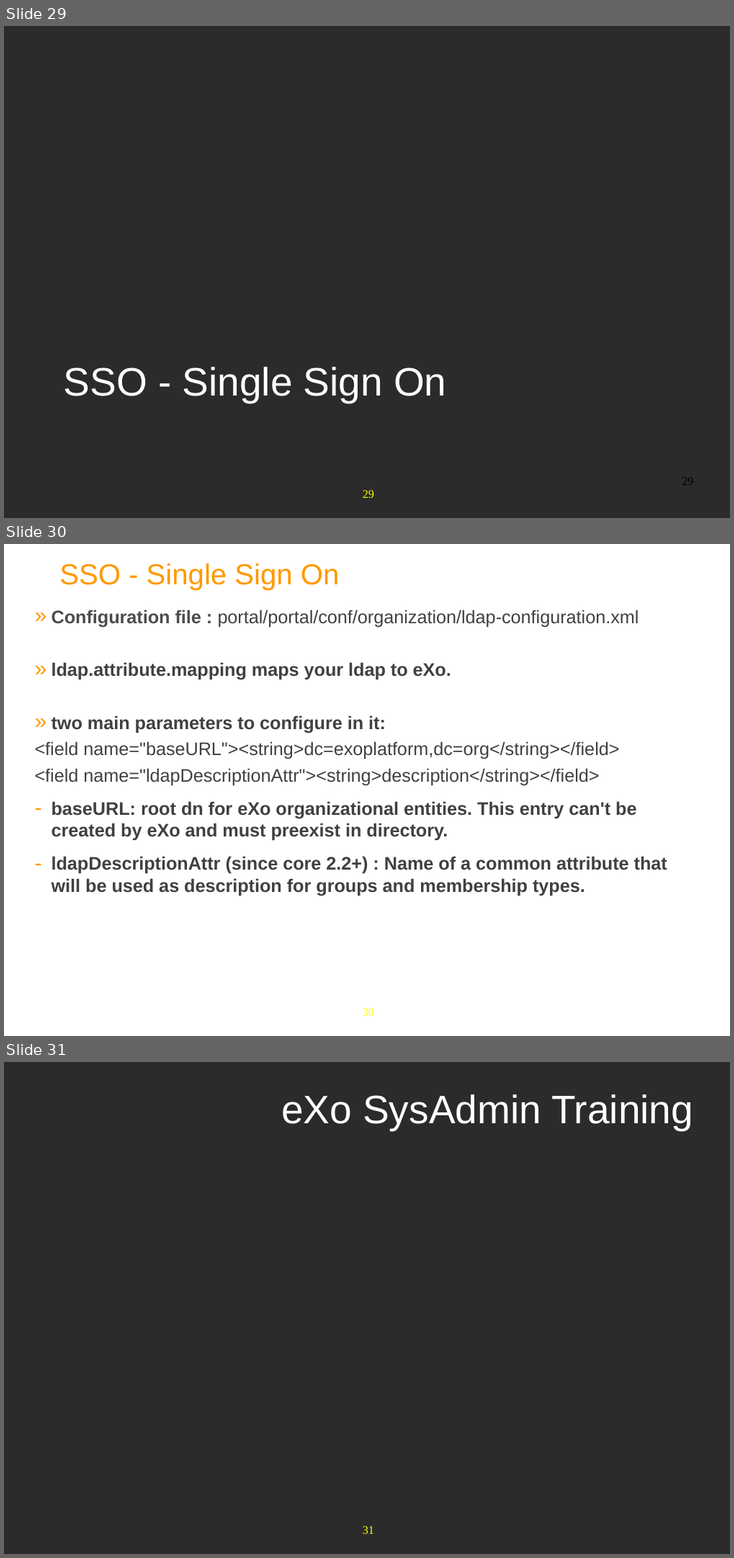
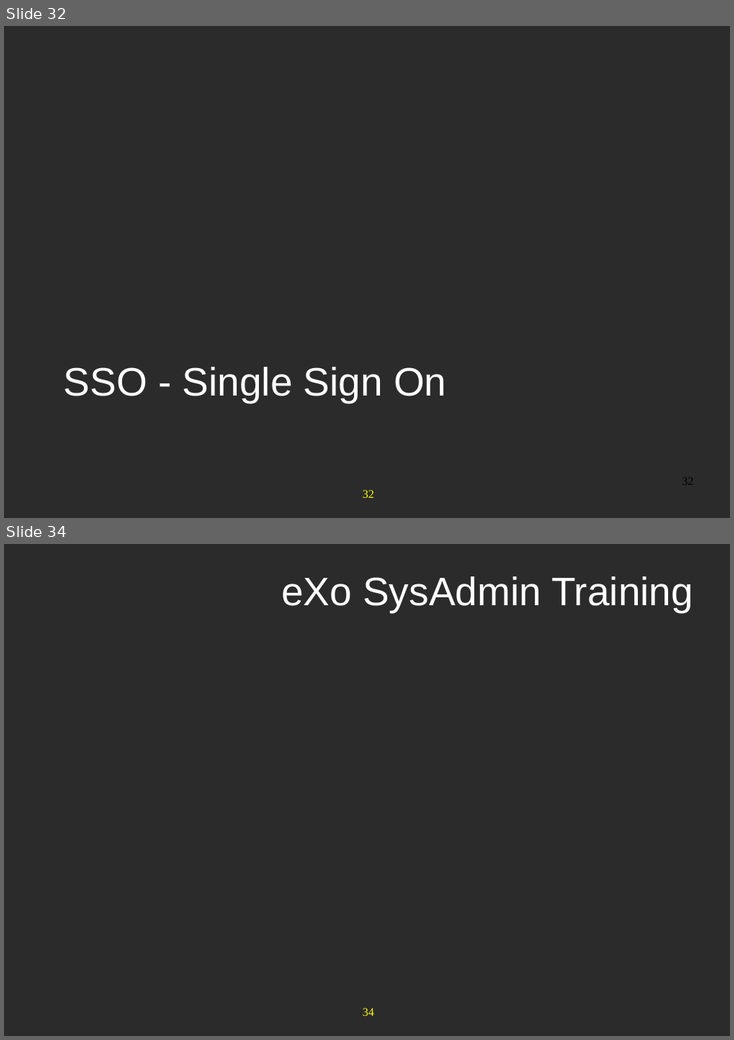
Before and after one commit to anhvurz90/training, a slide deck: exo-sysAdmin/970-LdapConfig-XSys.pptx. Shown one above the other, each under a label of ours: slides 29, 30 and 31 before the commit, slides 32 and 34 after it; the slides between them are not shown. The pictures are 734x1558 and 734x1040 pixels, drawn with LibreOffice and Linux fonts; fonts in the diff are those of the drawing; background and template pictures are left out; a plain dark background stands for a picture behind light text. Boxes give left, top, right and bottom in pixels: in the first picture for what was removed or moved away, otherwise in the second. Text is boxed around its words. In the diff, an @@ line names an element or a change of style, - is before the commit and + after.

```diff
--- a/exo-sysAdmin/970-LdapConfig-XSys.pptx
+++ b/exo-sysAdmin/970-LdapConfig-XSys.pptx
@@ slide 30 removed at bbox=[4, 544, 730, 1036], background #FFFFFF; not listed: 1 template element that a slide beside it also shows @@
@@ title removed at bbox=[59, 563, 340, 590] @@
-  SSO - Single Sign On
@@ text removed at bbox=[35, 610, 667, 895] @@
-  » Configuration file : portal/portal/conf/organization/ldap-configuration.xml
-» ldap.attribute.mapping maps your ldap to eXo.
-» two main parameters to configure in it:
-<field name="baseURL"><string>dc=exoplatform,dc=org</string></field>
-<field name="ldapDescriptionAttr"><string>description</string></field>
-– baseURL: root dn for eXo organizational entities. This entry can't be created by eXo and must preexist in directory.
-– ldapDescriptionAttr (since core 2.2+) : Name of a common attribute that will be used as description for groups and membership types.
@@ what was slide 29 is now slide 32 @@
@@ page number at bbox=[682, 478, 693, 485]: text changed @@
-29
+32
@@ page number at bbox=[363, 490, 374, 498]: text changed @@
-29
+32
@@ what was slide 31 is now slide 34 @@
@@ page number at bbox=[363, 1008, 374, 1016]: text changed @@
-31
+34
```
Also in this commit, not shown: 1 slide changed, 4 slides added.
